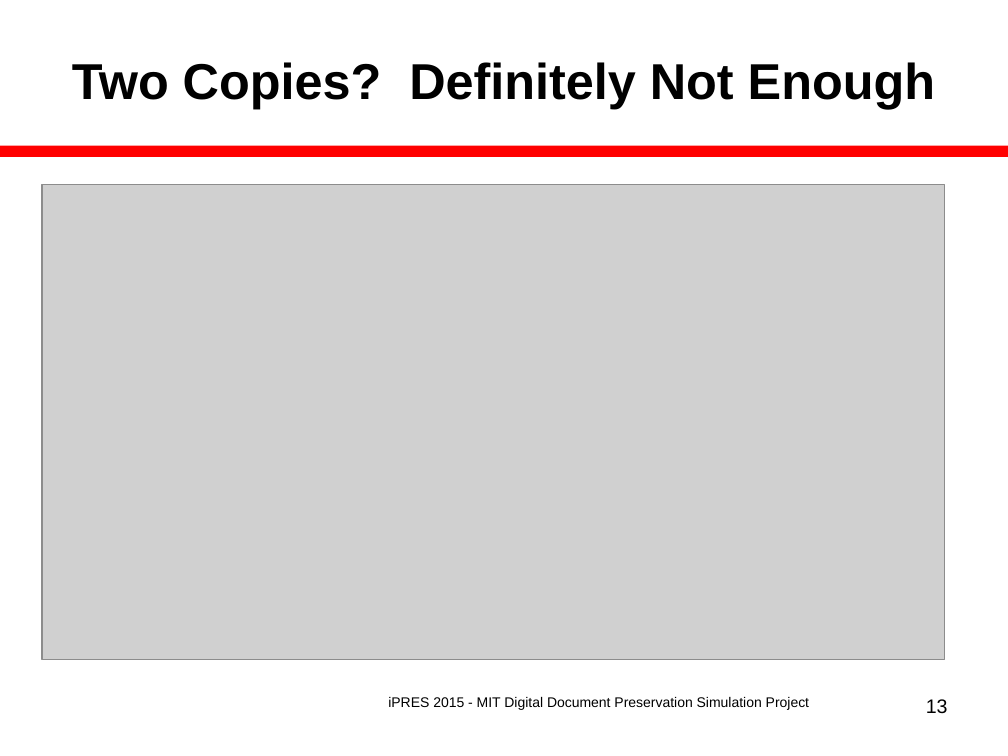
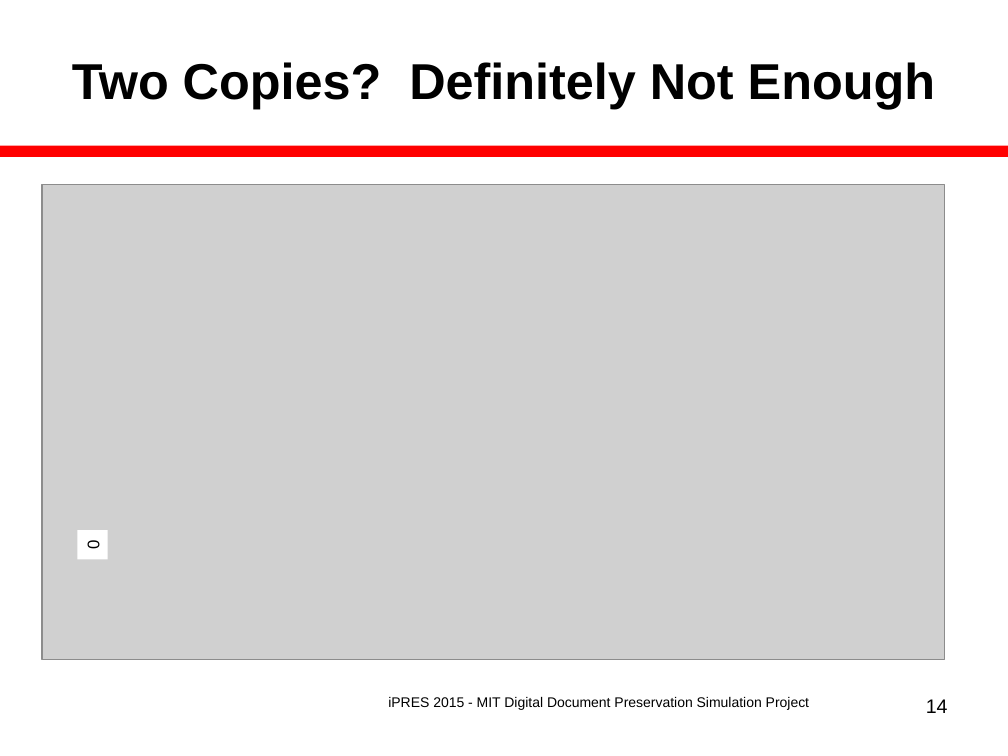
Before and after one commit to MIT-Informatics/PreservationSimulation, a slide deck: slide 14 of shelf/docs/Slides_iPres2015Nov.ppt (slide 13 before the commit). Drawn at 1008x756 pixels with LibreOffice and Linux fonts; fonts in the diff are those of the drawing; grey boxes stand for pictures. Boxes give left, top, right and bottom in pixels: in the first picture for what was removed or moved away, otherwise in the second. Text is boxed around its words. In the diff, an @@ line names an element or a change of style, - is before the commit and + after.

```diff
--- a/shelf/docs/Slides_iPres2015Nov.ppt
+++ b/shelf/docs/Slides_iPres2015Nov.ppt
@@ rectangle added at bbox=[77, 530, 107, 559], fill #FFFFFF, 12 pt, text #000000 @@
+0
@@ page number at bbox=[926, 699, 948, 713]: text changed @@
-13
+14
```
Also in this commit, not shown: 9 other slides changed, 1 slide added, 10 other files.
